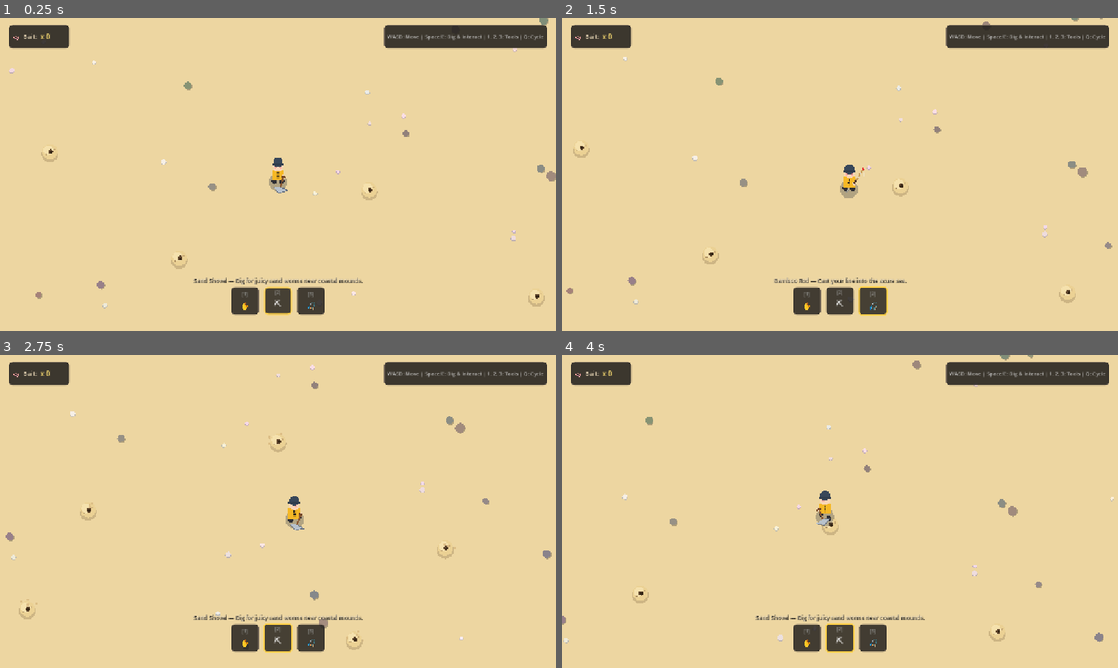
Above: before the commit, frames 1-4 (two rows, left to right).
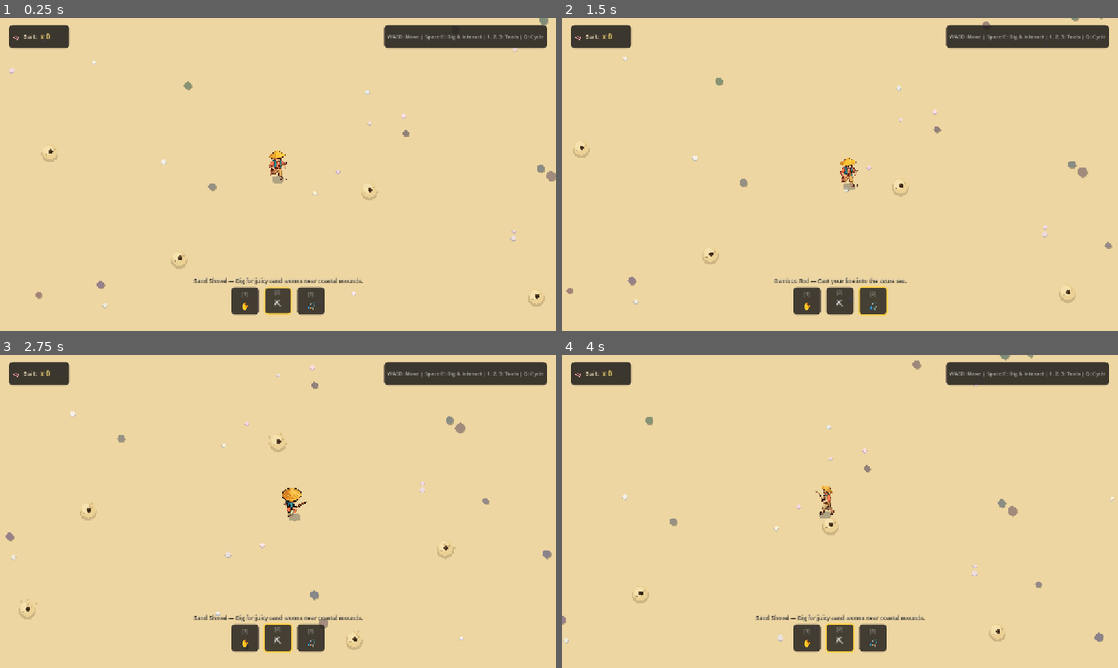
Above: after the commit, the same moments.

Repository: vanhoa690/BeachFishing2D
Game: Godot game, scene res://scenes/world/beach_main.tscn
Two runs of this game, one before a commit and one after it. Both use one fixed random seed, a clock stepped at 60 frames per second and the inputs below.
Inputs (mouse positions are in pixels of both pictures, inside the frame that each line leads up to):
- Up to frame 1 (0.25 s): no input
- Up to frame 2 (1.5 s): tap Enter at 0.5 s; move the mouse to (962, 158) at 0.52 s; hold D (move_right) 0.53-1.28 s; hold Space (interact) 0.53-1.28 s; click (962, 158) at 0.67 s; move the mouse to (728, 190) at 1.27 s; hold S (move_down) from 1.28 s (still down); tap Tab (tool_cycle_next) at 1.35 s
- Up to frame 3 (2.75 s): move the mouse to (333, 442) at 2.02 s; release S (move_down) at 2.03 s; hold D (move_right) from 2.03 s (still down); hold Q (tool_cycle_prev) from 2.03 s (still down)
- Up to frame 4 (4 s): move the mouse to (812, 574) at 2.77 s; release D (move_right) at 2.78 s; release Q (tool_cycle_prev) at 2.78 s; hold W (move_up) 2.78-3.53 s; tap 1 (tool_slot_1) at 2.85 s; click (812, 574) at 2.92 s; move the mouse to (1006, 558) at 3.52 s; hold A (move_left) from 3.53 s (still down); hold 2 (tool_slot_2) from 3.53 s (still down)

The runs differ from the first frame. In frame 1, 0.3% of the frame differs, in the area x 48-52%, y 42-56%; in frame 2, 0.3%; in frame 3, 0.4%, in the area x 50-56%, y 42-56%; in frame 4, 0.3%.

Commit message:
update sâu

Diff:
--- a/project.godot
+++ b/project.godot
@@ -28,6 +28,7 @@
 
 window/size/viewport_width=1280
 window/size/viewport_height=720
+window/size/mode=3
 window/stretch/mode="canvas_items"
 window/stretch/aspect="expand"
 
--- a/scenes/player/player.tscn
+++ b/scenes/player/player.tscn
@@ -1,7 +1,7 @@
-[gd_scene load_steps=4 format=3]
+[gd_scene load_steps=5 format=3]
 
 [ext_resource type="Script" path="res://scripts/player/player.gd" id="1_player"]
-[ext_resource type="Script" path="res://scripts/player/player_visuals.gd" id="2_visuals"]
+[ext_resource type="SpriteFrames" path="res://sprites/player/fisherman_frames.tres" id="2_frames"]
 
 [sub_resource type="CircleShape2D" id="CircleShape2D_player"]
 radius = 7.0
@@ -13,12 +13,20 @@
 collision_mask = 5
 script = ExtResource("1_player")
 
+[node name="Shadow" type="Polygon2D" parent="."]
+position = Vector2(0, 7)
+color = Color(0.12, 0.16, 0.22, 0.3)
+polygon = PackedVector2Array(-8, -2, -6, -4, 0, -5, 6, -4, 8, -2, 8, 2, 6, 4, 0, 5, -6, 4, -8, 2)
+
+[node name="AnimatedSprite2D" type="AnimatedSprite2D" parent="."]
+position = Vector2(0, -12)
+scale = Vector2(0.08, 0.08)
+sprite_frames = ExtResource("2_frames")
+animation = &"idle_down"
+
 [node name="CollisionShape2D" type="CollisionShape2D" parent="."]
 position = Vector2(0, 7)
 shape = SubResource("CircleShape2D_player")
-
-[node name="Visuals" type="Node2D" parent="."]
-script = ExtResource("2_visuals")
 
 [node name="InteractionRay" type="RayCast2D" parent="."]
 target_position = Vector2(0, 36)
--- a/scripts/player/player.gd
+++ b/scripts/player/player.gd
@@ -1,13 +1,14 @@
 class_name PlayerCharacter
 extends CharacterBody2D
 ## Top-down 2D Player Controller for "Tide & Hook"
-## Handles smooth acceleration/friction, tool equipment, aiming, and digging actions.
+## Handles smooth acceleration/friction, animated sprite directional walk cycles, and tool actions.
 
 @export var move_speed: float = 150.0
 @export var acceleration: float = 950.0
 @export var friction: float = 1200.0
-
-@onready var visuals: Node2D = $Visuals
+@export var sprite_scale: Vector2 = Vector2(0.08, 0.08)
+
+@onready var animated_sprite: AnimatedSprite2D = $AnimatedSprite2D
 @onready var interaction_ray: RayCast2D = $InteractionRay
 @onready var dig_particles: CPUParticles2D = $DigParticles
 
@@ -19,9 +20,9 @@
 func _ready() -> void:
 	# Connect to global events
 	GameEvents.tool_changed.connect(_on_tool_changed)
-	if visuals:
-		visuals.set_tool(GameState.current_tool)
-		visuals.facing_direction = facing_direction
+	if animated_sprite:
+		animated_sprite.scale = sprite_scale
+		animated_sprite.play(&"idle_down")
 
 
 func _unhandled_input(event: InputEvent) -> void:
@@ -53,8 +54,7 @@
 	if is_locked_action:
 		velocity = velocity.move_toward(Vector2.ZERO, friction * delta)
 		move_and_slide()
-		if visuals:
-			visuals.is_moving = false
+		_update_animation(true)
 		return
 
 	var input_vector := _get_input_vector()
@@ -62,17 +62,58 @@
 	if input_vector != Vector2.ZERO:
 		facing_direction = input_vector
 		velocity = velocity.move_toward(input_vector * move_speed, acceleration * delta)
-		if visuals:
-			visuals.is_moving = true
-			visuals.facing_direction = facing_direction
+		_update_animation(false)
 		_update_interaction_ray()
 	else:
 		velocity = velocity.move_toward(Vector2.ZERO, friction * delta)
-		if visuals:
-			visuals.is_moving = false
+		if velocity.length() < 5.0:
+			velocity = Vector2.ZERO
+			_update_animation(true)
+		else:
+			_update_animation(false)
 
 	move_and_slide()
 	_check_interaction_target()
+
+
+func _update_animation(is_stopped: bool) -> void:
+	if not is_instance_valid(animated_sprite):
+		return
+
+	if is_stopped:
+		var anim_name: StringName = _get_idle_animation()
+		if animated_sprite.animation != anim_name:
+			animated_sprite.play(anim_name)
+	else:
+		var anim_name: StringName = _get_walk_animation()
+		if animated_sprite.animation != anim_name:
+			animated_sprite.play(anim_name)
+
+
+func _get_walk_animation() -> StringName:
+	if abs(velocity.x) > abs(velocity.y):
+		if velocity.x > 0:
+			return &"walk_right"
+		else:
+			return &"walk_left"
+	else:
+		if velocity.y > 0:
+			return &"walk_down"
+		else:
+			return &"walk_up"
+
+
+func _get_idle_animation() -> StringName:
+	if abs(facing_direction.x) > abs(facing_direction.y):
+		if facing_direction.x > 0:
+			return &"idle_right"
+		else:
+			return &"idle_left"
+	else:
+		if facing_direction.y > 0:
+			return &"idle_down"
+		else:
+			return &"idle_up"
 
 
 func _get_input_vector() -> Vector2:
@@ -134,8 +175,12 @@
 		return
 
 	is_locked_action = true
-	if visuals:
-		visuals.play_dig_animation(0.42)
+	_update_animation(true)
+
+	if animated_sprite:
+		var tween := create_tween()
+		tween.tween_property(animated_sprite, "scale", Vector2(sprite_scale.x * 1.15, sprite_scale.y * 0.85), 0.15)
+		tween.tween_property(animated_sprite, "scale", sprite_scale, 0.25)
 
 	if dig_particles:
 		dig_particles.position = facing_direction * 22.0
@@ -151,6 +196,5 @@
 	)
 
 
-func _on_tool_changed(new_tool: int) -> void:
-	if visuals:
-		visuals.set_tool(new_tool)
+func _on_tool_changed(_new_tool: int) -> void:
+	pass
--- /dev/null
+++ b/sprites/player/fisherman_frames.tres
@@ -0,0 +1,121 @@
+[gd_resource type="SpriteFrames" load_steps=18 format=3]
+
+[ext_resource type="Texture2D" uid="uid://dwf38ol2ria07" path="res://sprites/player/fisherman-walk-down-frame-1.png" id="1_down1"]
+[ext_resource type="Texture2D" uid="uid://cti67yo6hgn5b" path="res://sprites/player/fisherman-walk-down-frame-2.png" id="2_down2"]
+[ext_resource type="Texture2D" uid="uid://5jshhed5wpvg" path="res://sprites/player/fisherman-walk-down-frame-3.png" id="3_down3"]
+[ext_resource type="Texture2D" uid="uid://qm6rb6760081" path="res://sprites/player/fisherman-walk-down-frame-4.png" id="4_down4"]
+[ext_resource type="Texture2D" uid="uid://be2l14fdev1xq" path="res://sprites/player/fisherman-walk-left-frame-1.png" id="5_left1"]
+[ext_resource type="Texture2D" uid="uid://cjc5xtb2woxgh" path="res://sprites/player/fisherman-walk-left-frame-2.png" id="6_left2"]
+[ext_resource type="Texture2D" uid="uid://ccq1ajy6kyo6n" path="res://sprites/player/fisherman-walk-left-frame-3.png" id="7_left3"]
+[ext_resource type="Texture2D" uid="uid://c5kj6awfos1te" path="res://sprites/player/fisherman-walk-left-frame-4.png" id="8_left4"]
+[ext_resource type="Texture2D" uid="uid://ddcerwcqpnrjs" path="res://sprites/player/fisherman-walk-right-frame-1.png" id="9_right1"]
+[ext_resource type="Texture2D" uid="uid://i4kopmsavskw" path="res://sprites/player/fisherman-walk-right-frame-2.png" id="10_right2"]
+[ext_resource type="Texture2D" uid="uid://cf5kmf2wwo7oh" path="res://sprites/player/fisherman-walk-right-frame-3.png" id="11_right3"]
+[ext_resource type="Texture2D" uid="uid://c423l70aautvs" path="res://sprites/player/fisherman-walk-right-frame-4.png" id="12_right4"]
+[ext_resource type="Texture2D" uid="uid://c1pxit4cgogon" path="res://sprites/player/fisherman-walk-up-frame-1.png" id="13_up1"]
+[ext_resource type="Texture2D" uid="uid://cwelalc2tmrjv" path="res://sprites/player/fisherman-walk-up-frame-2.png" id="14_up2"]
+[ext_resource type="Texture2D" uid="uid://bwnk77l7qqo74" path="res://sprites/player/fisherman-walk-up-frame-3.png" id="15_up3"]
+[ext_resource type="Texture2D" uid="uid://joo3dy0p4ojm" path="res://sprites/player/fisherman-walk-up-frame-4.png" id="16_up4"]
+
+[resource]
+animations = [{
+"frames": [{
+"duration": 1.0,
+"texture": ExtResource("1_down1")
+}],
+"loop": false,
+"name": &"idle_down",
+"speed": 5.0
+}, {
+"frames": [{
+"duration": 1.0,
+"texture": ExtResource("5_left1")
+}],
+"loop": false,
+"name": &"idle_left",
+"speed": 5.0
+}, {
+"frames": [{
+"duration": 1.0,
+"texture": ExtResource("9_right1")
+}],
+"loop": false,
+"name": &"idle_right",
+"speed": 5.0
+}, {
+"frames": [{
+"duration": 1.0,
+"texture": ExtResource("13_up1")
+}],
+"loop": false,
+"name": &"idle_up",
+"speed": 5.0
+}, {
+"frames": [{
+"duration": 1.0,
+"texture": ExtResource("1_down1")
+}, {
+"duration": 1.0,
+"texture": ExtResource("2_down2")
+}, {
+"duration": 1.0,
+"texture": ExtResource("3_down3")
+}, {
+"duration": 1.0,
+"texture": ExtResource("4_down4")
+}],
+"loop": true,
+"name": &"walk_down",
+"speed": 8.0
+}, {
+"frames": [{
+"duration": 1.0,
+"texture": ExtResource("5_left1")
+}, {
+"duration": 1.0,
+"texture": ExtResource("6_left2")
+}, {
+"duration": 1.0,
+"texture": ExtResource("7_left3")
+}, {
+"duration": 1.0,
+"texture": ExtResource("8_left4")
+}],
+"loop": true,
+"name": &"walk_left",
+"speed": 8.0
+}, {
+"frames": [{
+"duration": 1.0,
+"texture": ExtResource("9_right1")
+}, {
+"duration": 1.0,
+"texture": ExtResource("10_right2")
+}, {
+"duration": 1.0,
+"texture": ExtResource("11_right3")
+}, {
+"duration": 1.0,
+"texture": ExtResource("12_right4")
+}],
+"loop": true,
+"name": &"walk_right",
+"speed": 8.0
+}, {
+"frames": [{
+"duration": 1.0,
+"texture": ExtResource("13_up1")
+}, {
+"duration": 1.0,
+"texture": ExtResource("14_up2")
+}, {
+"duration": 1.0,
+"texture": ExtResource("15_up3")
+}, {
+"duration": 1.0,
+"texture": ExtResource("16_up4")
+}],
+"loop": true,
+"name": &"walk_up",
+"speed": 8.0
+}]
Binary file added: sprites/earthworm/earthworm-bait-frame-1.png
Not shown, added: sprites/earthworm/earthworm-bait-frame-1.png.import
Binary file added: sprites/earthworm/earthworm-bait-frame-2.png
Not shown, added: sprites/earthworm/earthworm-bait-frame-2.png.import
Binary file added: sprites/earthworm/earthworm-bait-frame-3.png
Not shown, added: sprites/earthworm/earthworm-bait-frame-3.png.import
Binary file added: sprites/earthworm/earthworm-bait-frame-4.png
Not shown, added: sprites/earthworm/earthworm-bait-frame-4.png.import
Binary file changed: sprites/player/fisherman-walk-left-frame-1.png
Binary file changed: sprites/player/fisherman-walk-left-frame-2.png
Binary file changed: sprites/player/fisherman-walk-left-frame-3.png
Binary file changed: sprites/player/fisherman-walk-left-frame-4.png
(and 9 more such lines)
